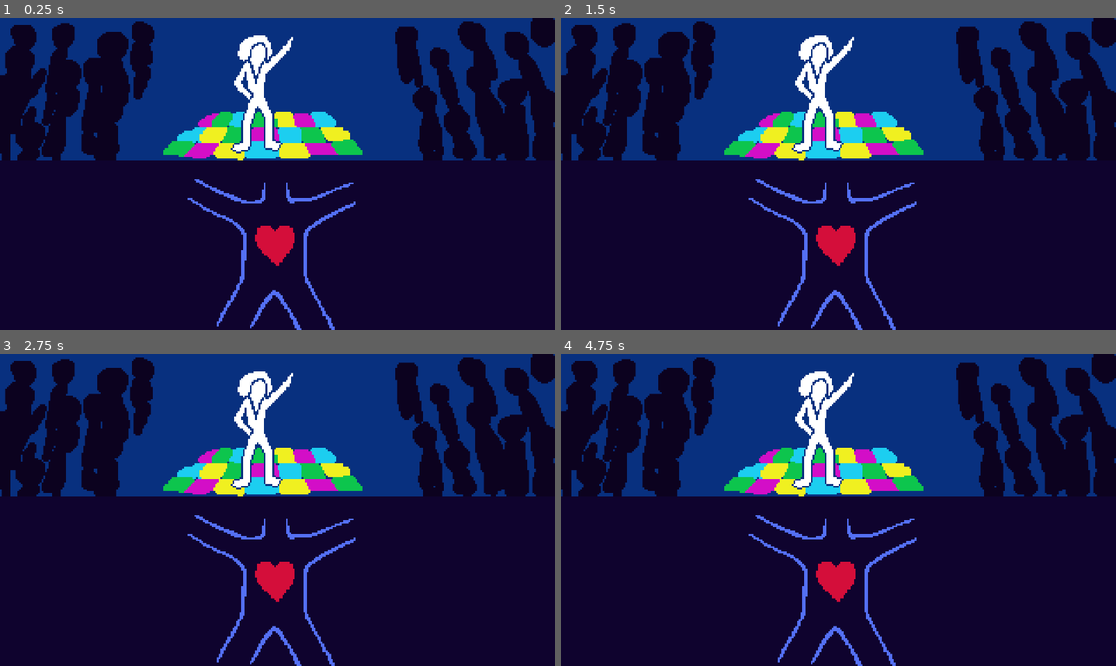
Above: before the commit, frames 1-4 (two rows, left to right).
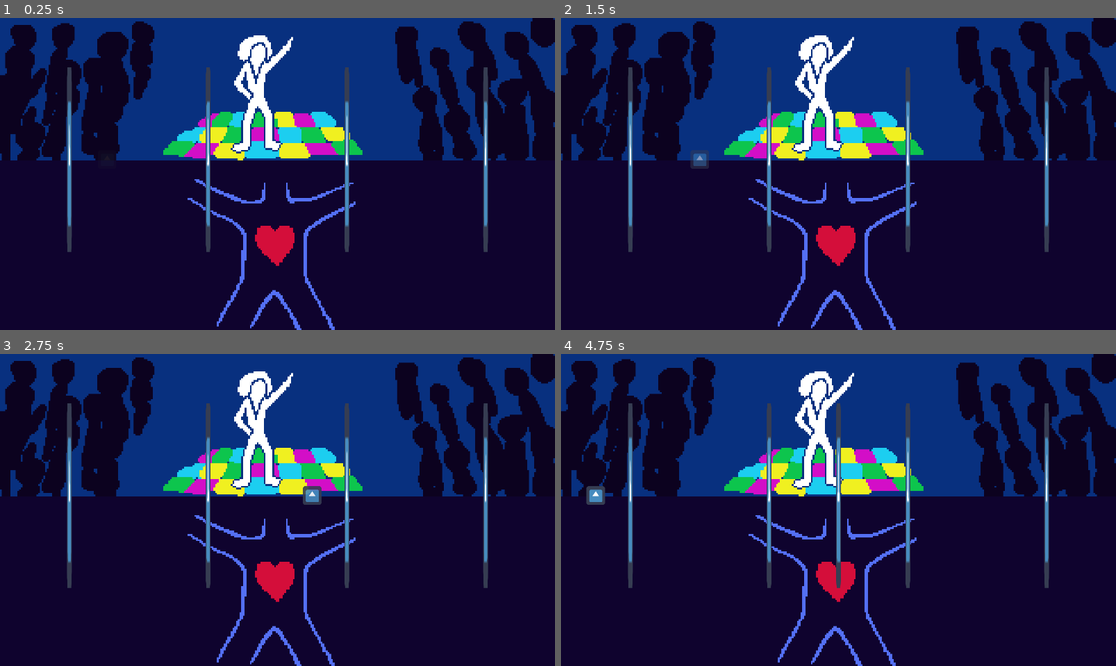
Above: after the commit, the same moments.

Repository: evamb/minijam86
Game: Godot game, scene res://Main.tscn
Two runs of this game, one before a commit and one after it. Both use one fixed random seed, a clock stepped at 60 frames per second and the inputs below. The engine's default icon, where the game draws it, is replaced by a stand-in: a white triangle on a blue panel in a dark square.
Inputs:
- Up to frame 1 (0.25 s): no input
- Up to frame 2 (1.5 s): tap Enter at 0.5 s; tap A (beat_input) at 0.6, 1.35 s
- Up to frame 3 (2.75 s): tap A (beat_input) at 2.1 s
- Up to frame 4 (4.75 s): tap A (beat_input) at 2.85, 3.6, 4.35 s

The runs differ from the first frame. In frame 1, 2.0% of the frame differs, in the area x 12-88%, y 15-76%; in frame 2, 2.2%; in frame 3, 2.2%; in frame 4, 2.8%, in the area x 4-88%, y 15-76%.

Commit message:
beat manager complete (i guess)

Diff:
--- a/Main.tscn
+++ b/Main.tscn
@@ -5,9 +5,10 @@
 
 [node name="Main" type="Node2D"]
 
-[node name="BeatManager" parent="." instance=ExtResource( 1 )]
-
 [node name="Background" type="Sprite" parent="."]
 position = Vector2( 960, 540 )
 scale = Vector2( 6, 6 )
 texture = ExtResource( 2 )
+
+[node name="BeatManager" parent="." instance=ExtResource( 1 )]
+position = Vector2( 0, 490 )
--- a/beat_manager/BeatManager.gd
+++ b/beat_manager/BeatManager.gd
@@ -15,7 +15,7 @@
 			_hit_indicators.append(hit_indicator)
 			add_child(hit_indicator)
 			hit_indicator.position.x = -1000
-			hit_indicator.position.y = _screen_size.y / 2.0
+
 
 func _get_configuration_warning() -> String:
 	if not $SongManager.song is Song:
@@ -25,7 +25,7 @@
 
 func _on_SongManager_beat() -> void:
 	print("beat")
-	_tween.interpolate_property(_indicator, "modulate", Color.greenyellow, Color.white, 0.5)
+	_tween.interpolate_method(self, "_highlight_indicator", Color.greenyellow, Color.white, 0.5)
 
 
 func _on_SongManager_beat_hit(input_delay: float) -> void:
@@ -40,10 +40,24 @@
 	_indicator.position.x = x
 
 
-func _on_SongManager_bar_selected(bar: PoolRealArray, beat: float) -> void:
-	_tween.interpolate_method(self, "_move_indicator", 0, _screen_size.x, beat)
+func _show_indicator(a: float) -> void:
+	_indicator.modulate.a = a
+
+
+func _highlight_indicator(c: Color) -> void:
+	_indicator.modulate.r = c.r
+	_indicator.modulate.g = c.g
+	_indicator.modulate.b = c.b
+
+
+func _on_SongManager_bar_selected(bar: PoolRealArray, bar_duration: float, first_note_offset: float) -> void:
+	var tween_duration = bar_duration - bar_duration * first_note_offset * 2
+	if first_note_offset > 0:
+		_tween.interpolate_method(self, "_show_indicator", 0, 1, tween_duration)
+	_tween.interpolate_method(self, "_move_indicator", first_note_offset * _screen_size.x, _screen_size.x, tween_duration)
 	_tween.start()
 	var offset = (1.0 - bar[bar.size() - 1]) / 2.0
+	print("new bar with offset %s, note offset: %s" % [offset, first_note_offset])
 	for i in _hit_indicators.size():
 		if i < bar.size():
 			_hit_indicators[i].position.x = _screen_size.x * offset + bar[i] * _screen_size.x
--- a/beat_manager/BeatManager.tscn
+++ b/beat_manager/BeatManager.tscn
@@ -2,14 +2,14 @@
 
 [ext_resource path="res://beat_manager/BeatManager.gd" type="Script" id=1]
 [ext_resource path="res://icon.png" type="Texture" id=2]
-[ext_resource path="res://beat_manager/SimpleSong.tres" type="Resource" id=3]
+[ext_resource path="res://beat_manager/songs/SimpleSong.tres" type="Resource" id=3]
 [ext_resource path="res://beat_manager/SongManager.gd" type="Script" id=4]
 
 [node name="BeatManager" type="Node2D"]
 script = ExtResource( 1 )
 
 [node name="BeatIndicator" type="Sprite" parent="."]
-position = Vector2( 0, 300 )
+modulate = Color( 1, 1, 1, 0 )
 texture = ExtResource( 2 )
 
 [node name="SongManager" type="Node" parent="."]
--- a/beat_manager/Song.gd
+++ b/beat_manager/Song.gd
@@ -8,24 +8,26 @@
 signal bar_selected
 
 
-var _prev_deviation = 0.0
+var _prev_deviation = -1.0
 var _cur_bar_index = 0
 var _cur_note_index = 0
 var _cur_target_time = 0.0
 var _next_split_time = 0.0
+var _bar_duration = 0.0
 
-export (float) var beat = 1.0
+export (float) var beats_per_minute = 60.0
 export (Dictionary) var bars
 export (PoolIntArray) var song
 
 
-func _ready() -> void:
-	_next_target()
+func ready() -> void:
+	_bar_duration = 4.0 / (beats_per_minute / 60.0)
 
 
 func _next_target() -> void:
 	if _cur_note_index == 0:
-		emit_signal("bar_selected", bars[song[_cur_bar_index]], beat)
+		var first_note_offset = 0.125 if _cur_bar_index == 0 else 0
+		emit_signal("bar_selected", bars[song[_cur_bar_index]], _bar_duration, first_note_offset)
 	var cur_bar: PoolRealArray = bars[song[_cur_bar_index]]
 	var next_bar_index = _cur_bar_index
 	var next_note_index = _cur_note_index + 1
@@ -40,36 +42,35 @@
 
 
 	var next_bar: PoolRealArray = bars[song[next_bar_index]]
-	var cur_note = _cur_bar_index * beat + cur_bar[_cur_note_index] * beat
-	var next_note = next_bar_index * beat + next_bar[next_note_index] * beat
+	var cur_note = _cur_bar_index * _bar_duration + cur_bar[_cur_note_index] * _bar_duration
+	var next_note = next_bar_index * _bar_duration + next_bar[next_note_index] * _bar_duration
 	_cur_target_time = cur_note
 	_next_split_time = cur_note + (next_note - cur_note) / 2.0
 	_cur_bar_index = next_bar_index
 	_cur_note_index = next_note_index
-	print("updated next split time to %s, target to %s" % [_next_split_time, _cur_target_time])
 
 
 func update_time(time: float) -> void:
 	if time >= _next_split_time:
 		_next_target()
 		var duration_to_next_split = _next_split_time - time
-		print("duration to next split %s " % duration_to_next_split)
 		emit_signal("target_selected", duration_to_next_split)
-
-	# leave one bar for intro
-	if _cur_bar_index < 1:
-		return
 
 	var deviation = time - _cur_target_time
 	if _prev_deviation < 0 and deviation >= 0:
 		emit_signal("beat")
 
 	_prev_deviation = deviation
+	# leave one bar for intro
+	if _cur_bar_index < 1:
+		return
+
+
 
 	if Input.is_action_just_pressed("beat_input"):
 		var input_delay = deviation
 
-		if deviation > beat / 2:
-			input_delay = beat - deviation
+		if deviation > _bar_duration / 2:
+			input_delay = _bar_duration - deviation
 
 		emit_signal("beat_hit", input_delay)
--- a/beat_manager/SongManager.gd
+++ b/beat_manager/SongManager.gd
@@ -14,16 +14,17 @@
 
 
 func _ready() -> void:
-	time_begin = OS.get_ticks_usec()
-	time_delay = AudioServer.get_time_to_next_mix() + AudioServer.get_output_latency()
+	song.ready();
 	song.connect("beat", self, "_on_beat")
 	song.connect("beat_hit", self, "_on_beat_hit")
 	song.connect("target_selected", self, "_on_target_selected")
 	song.connect("bar_selected", self, "_on_bar_selected")
+	time_begin = OS.get_ticks_usec()
+	time_delay = AudioServer.get_time_to_next_mix() + AudioServer.get_output_latency()
 
 
 func _process(delta: float) -> void:
-	var time = (OS.get_ticks_usec() - time_begin) / 1000000.0
+	var time = (OS.get_ticks_usec() - time_begin) / 1_000_000.0
 	time -= time_delay
 	time = max(0, time)
 
@@ -42,5 +43,5 @@
 	emit_signal("target_selected", time_remaining)
 
 
-func _on_bar_selected(bar: PoolRealArray, beat: float) -> void:
-	emit_signal("bar_selected", bar, beat)
+func _on_bar_selected(bar: PoolRealArray, bar_duration: float, first_note_offset: float) -> void:
+	emit_signal("bar_selected", bar, bar_duration, first_note_offset)
--- a/beat_manager/SimpleSong.tres
+++ b/beat_manager/songs/SimpleSong.tres
@@ -4,7 +4,7 @@
 
 [resource]
 script = ExtResource( 1 )
-beat = 4.0
+beats_per_minute = 60.0
 bars = {
 0: PoolRealArray( 0, 0.25, 0.375, 0.5, 0.75 ),
 1: PoolRealArray( 0, 0.25, 0.5, 0.75 )
